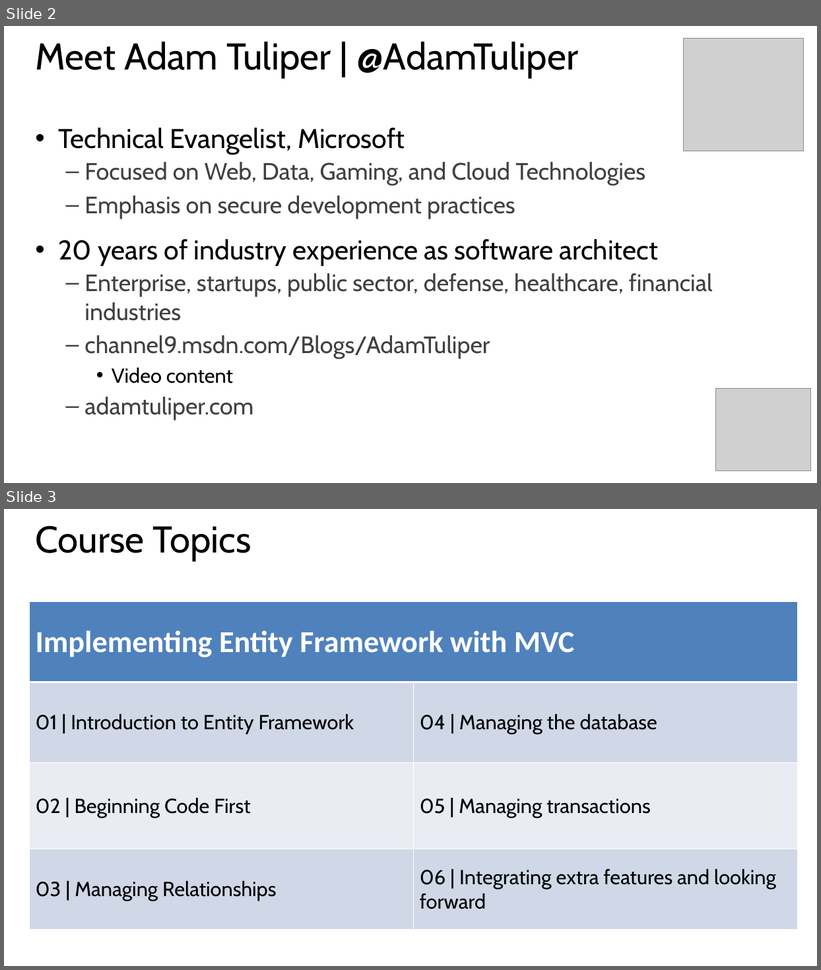
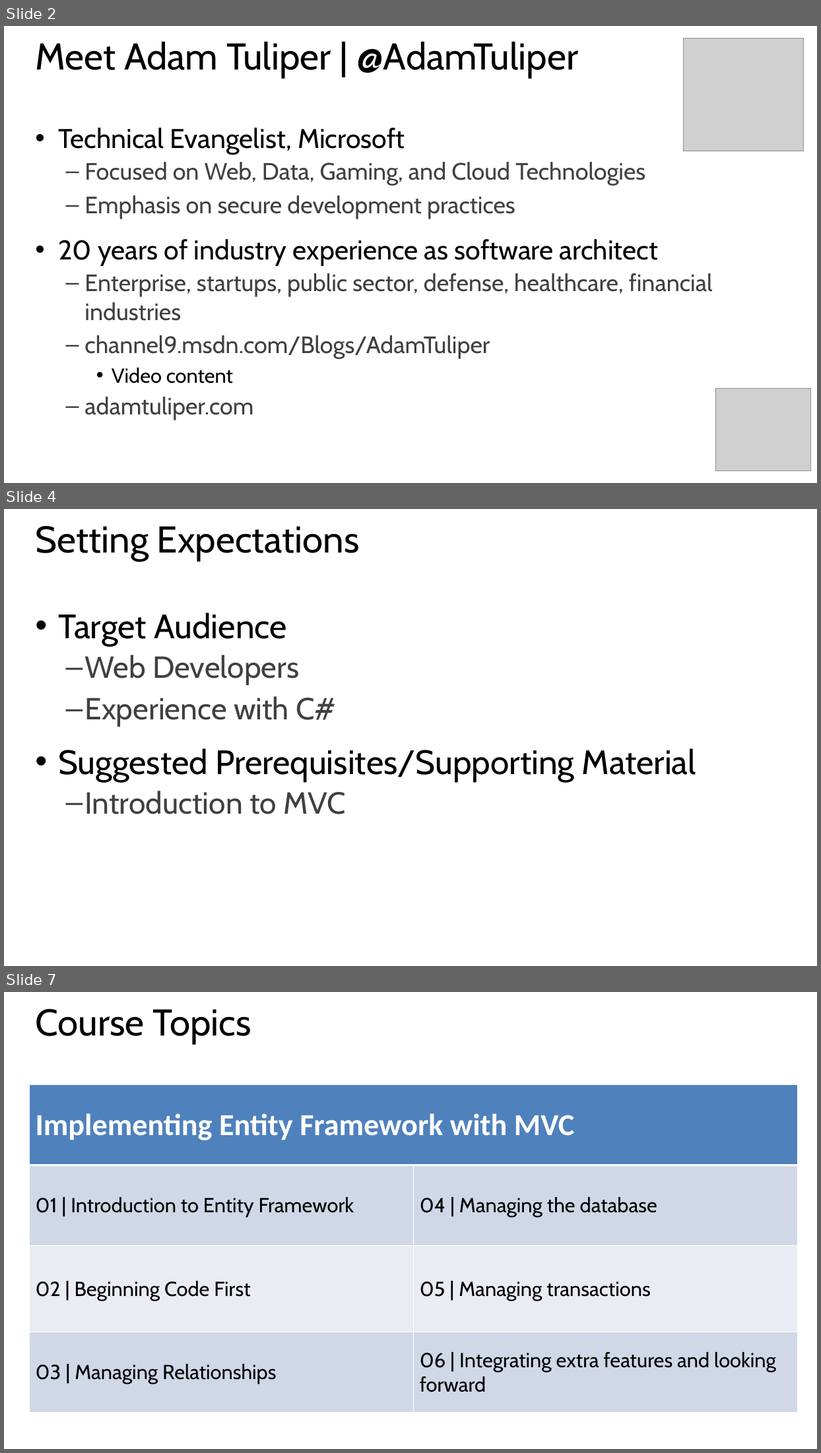
Before and after one commit to xuemiantao/EntityFramework, a slide deck: Slides/01 - Introduction to Entity Framework.pptx. Shown one above the other, each under a label of ours: slides 2 and 3 before the commit, slides 2, 4 and 7 after it; the slides between them are not shown. The pictures are 821x970 and 821x1453 pixels, drawn with LibreOffice and Linux fonts; fonts in the diff are those of the drawing; grey boxes stand for pictures. Boxes give left, top, right and bottom in pixels: in the first picture for what was removed or moved away, otherwise in the second. Text is boxed around its words. In the diff, an @@ line names an element or a change of style, - is before the commit and + after.

```diff
--- a/Slides/01 - Introduction to Entity Framework.pptx
+++ b/Slides/01 - Introduction to Entity Framework.pptx
@@ slide 4 added at <box>4,509,817,966</box>, background #FFFFFF @@
@@ title added at <box>36,525,360,561</box>, 44 pt, text #000000 @@
+Setting Expectations
@@ text added at <box>58,613,696,815</box>, 40 pt, text #000000 @@
+• Target Audience
+  – Web Developers
+  – Experience with C#
+• Suggested Prerequisites/Supporting Material
+  – Introduction to MVC
@@ what was slide 3 is now slide 7 @@
```
Also in this commit, not shown: 3 other slides added.
